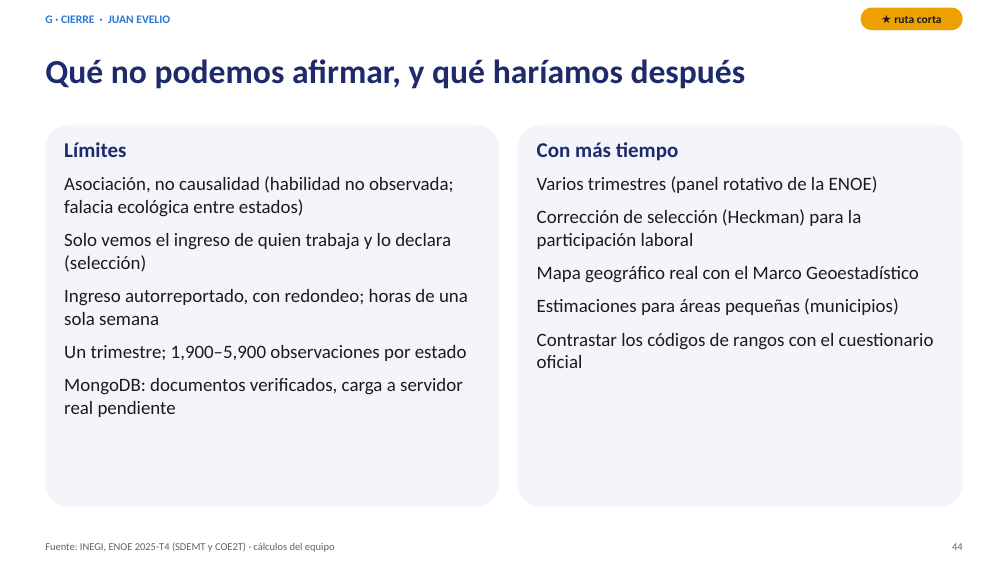
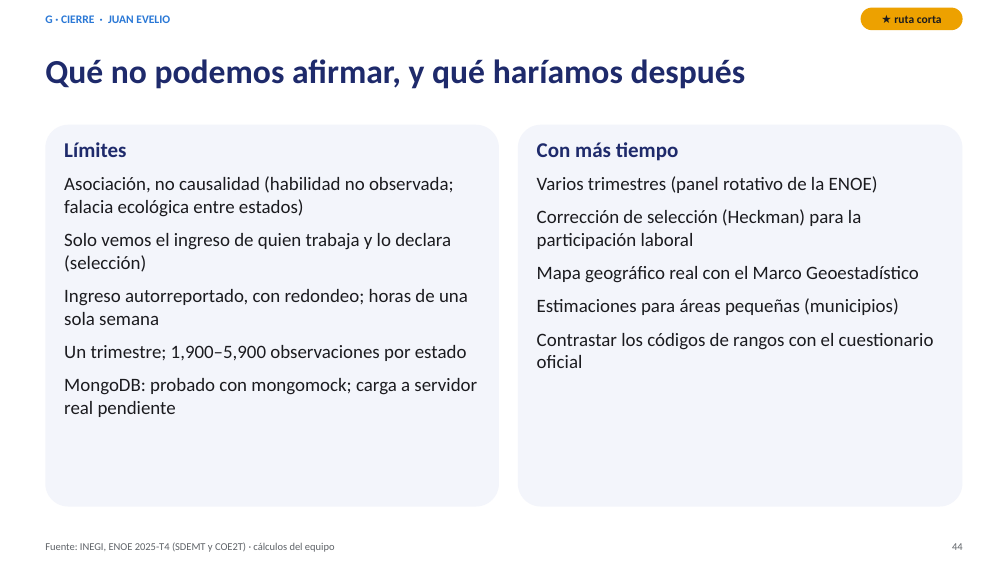
Before and after one commit to charginchif/proyecto-integrador-enoe, a slide deck: slide 44 of presentacion/Presentacion_Completa_Proyecto_ENOE.pptx. Drawn at 1008x567 pixels with LibreOffice and Linux fonts; fonts in the diff are those of the drawing. Boxes give left, top, right and bottom in pixels: in the first picture for what was removed or moved away, otherwise in the second. Text is boxed around its words. In the diff, an @@ line names an element or a change of style, - is before the commit and + after.

Commit message:
Tesina web: el informe completo como documento académico (sitio/index.html)
- Nueva página principal sitio/index.html: portada, resumen en español e inglés, hallazgos clave, ficha técnica, rutas de lectura, índice con figuras y tablas,
  9 capítulos, bibliografía enlazada y 4 anexos. 14 figuras interactivas (con su imagen y su tabla), tablas ordenables y con filtro, búsqueda, índice lateral con
  la sección actual, definiciones del glosario al pasar el cursor, ficha de la entidad elegida, tema claro y oscuro, calculadora del rendimiento de estudiar y
  la misma consulta en SQL y en MongoDB.
- scripts/informe_html.py da al informe un «backend» HTML: el texto, las tablas y las figuras salen de las mismas funciones que el Word (informe_s1 a s4).
  scripts/build_tesina.py arma la página; web_assets/charts.js y charts.css (gráficas compartidas) y tesina.css/js son sus archivos.
- La presentación de 11 láminas pasa a sitio/presentacion.html y usa las gráficas compartidas; la guía de estudio sigue en sitio/estudio.html.
- Cifras al día en todos los entregables: 41 pruebas (se cuentan en src/enoe/config.contar_pruebas) y la carga de MongoDB probada con mongomock,
  en el informe en Word y PDF (67 páginas), las dos presentaciones, la guía de estudio, el diagrama de arquitectura y la guía de defensa.
- run_all.py y README actualizados.

```diff
--- a/presentacion/Presentacion_Completa_Proyecto_ENOE.pptx
+++ b/presentacion/Presentacion_Completa_Proyecto_ENOE.pptx
@@ text at (64, 378, 477, 417): text changed @@
-MongoDB: documentos verificados, carga a servidor real pendiente
+MongoDB: probado con mongomock; carga a servidor real pendiente
```
Also in this commit, not shown: 4 other slides changed, 37 other files.
